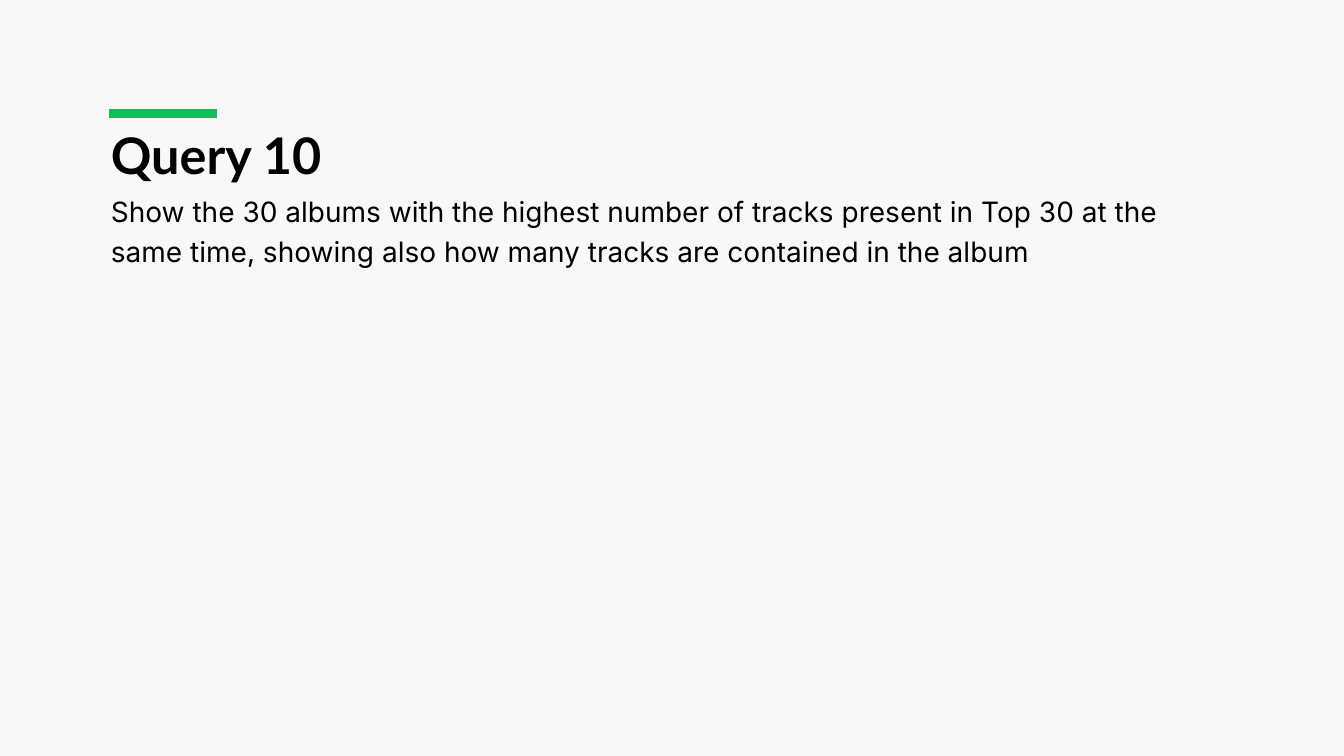
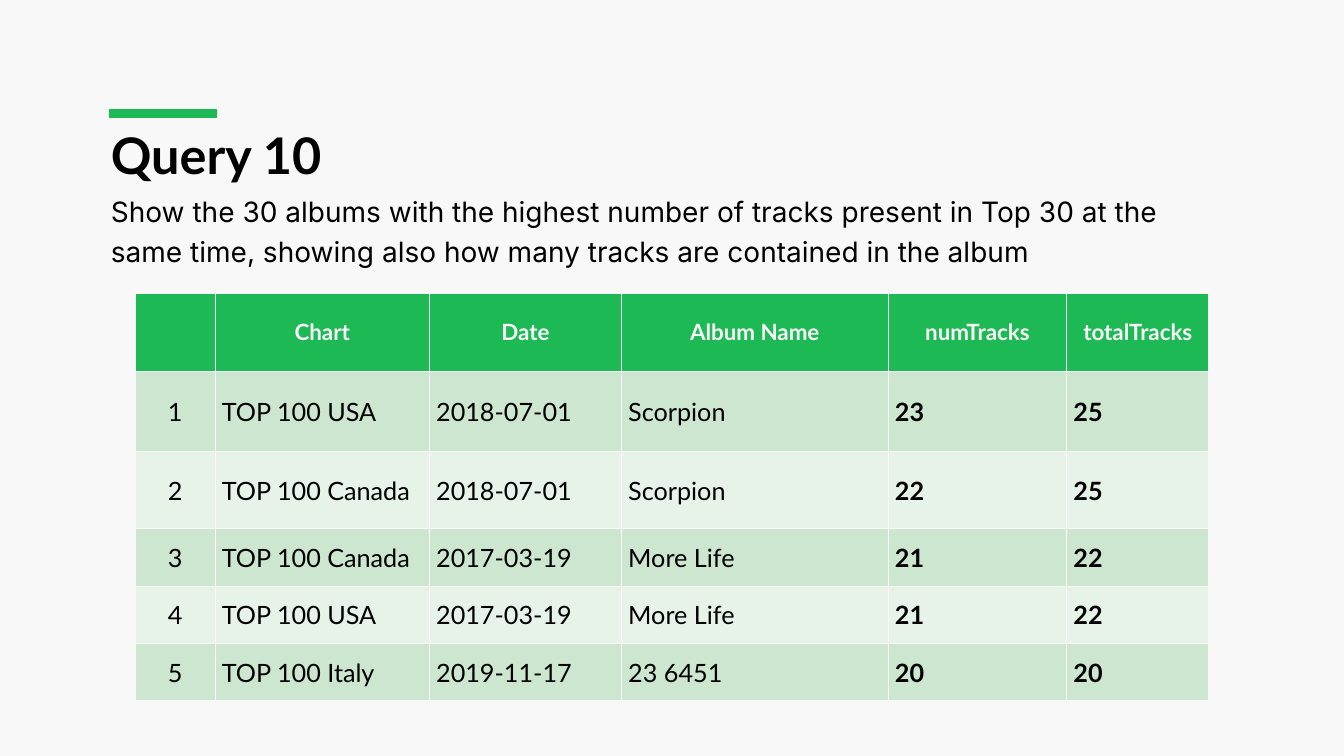
Before and after one commit to luca-martinelli-09/spotify-lod, a slide deck: slide 23 of Spotify_Presentation.pptx (slide 20 before the commit). Drawn at 1344x756 pixels with LibreOffice and Linux fonts; fonts in the diff are those of the drawing. Boxes give left, top, right and bottom in pixels: in the first picture for what was removed or moved away, otherwise in the second. Text is boxed around its words. In the diff, an @@ line names an element or a change of style, - is before the commit and + after.

```diff
--- a/Spotify_Presentation.pptx
+++ b/Spotify_Presentation.pptx
@@ table added at (x1=135, y1=293, x2=1211, y2=702), 6 rows, 6 columns @@
+ | Chart | Date | Album Name | numTracks | totalTracks
+1 | TOP 100 USA | 2018-07-01 | Scorpion | 23 | 25
+2 | TOP 100 Canada | 2018-07-01 | Scorpion | 22 | 25
+3 | TOP 100 Canada | 2017-03-19 | More Life | 21 | 22
+4 | TOP 100 USA | 2017-03-19 | More Life | 21 | 22
+5 | TOP 100 Italy | 2019-11-17 | 23 6451 | 20 | 20
```
Also in this commit, not shown: 2 other slides changed, 3 slides added, 1 other file.
